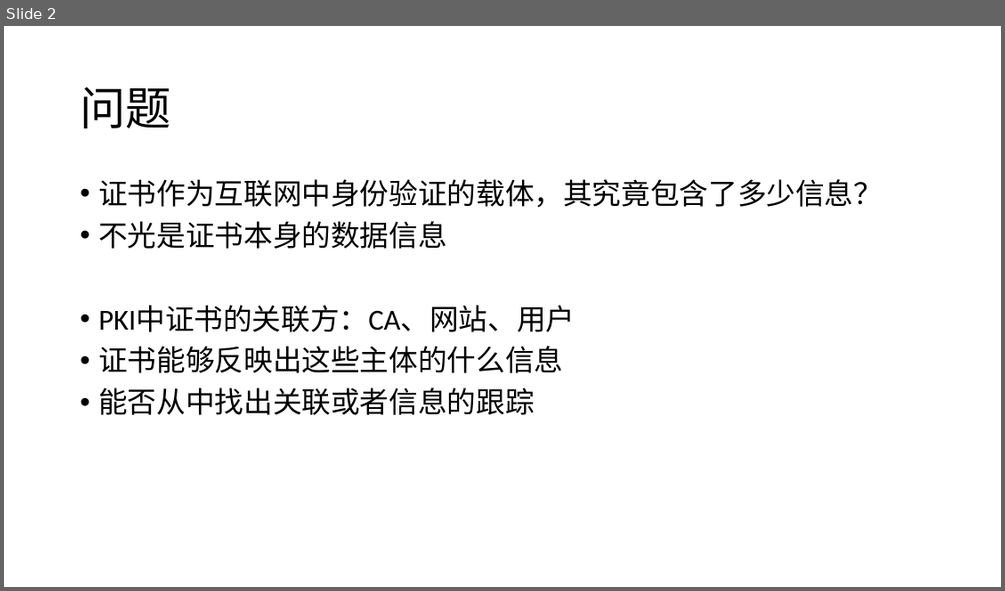
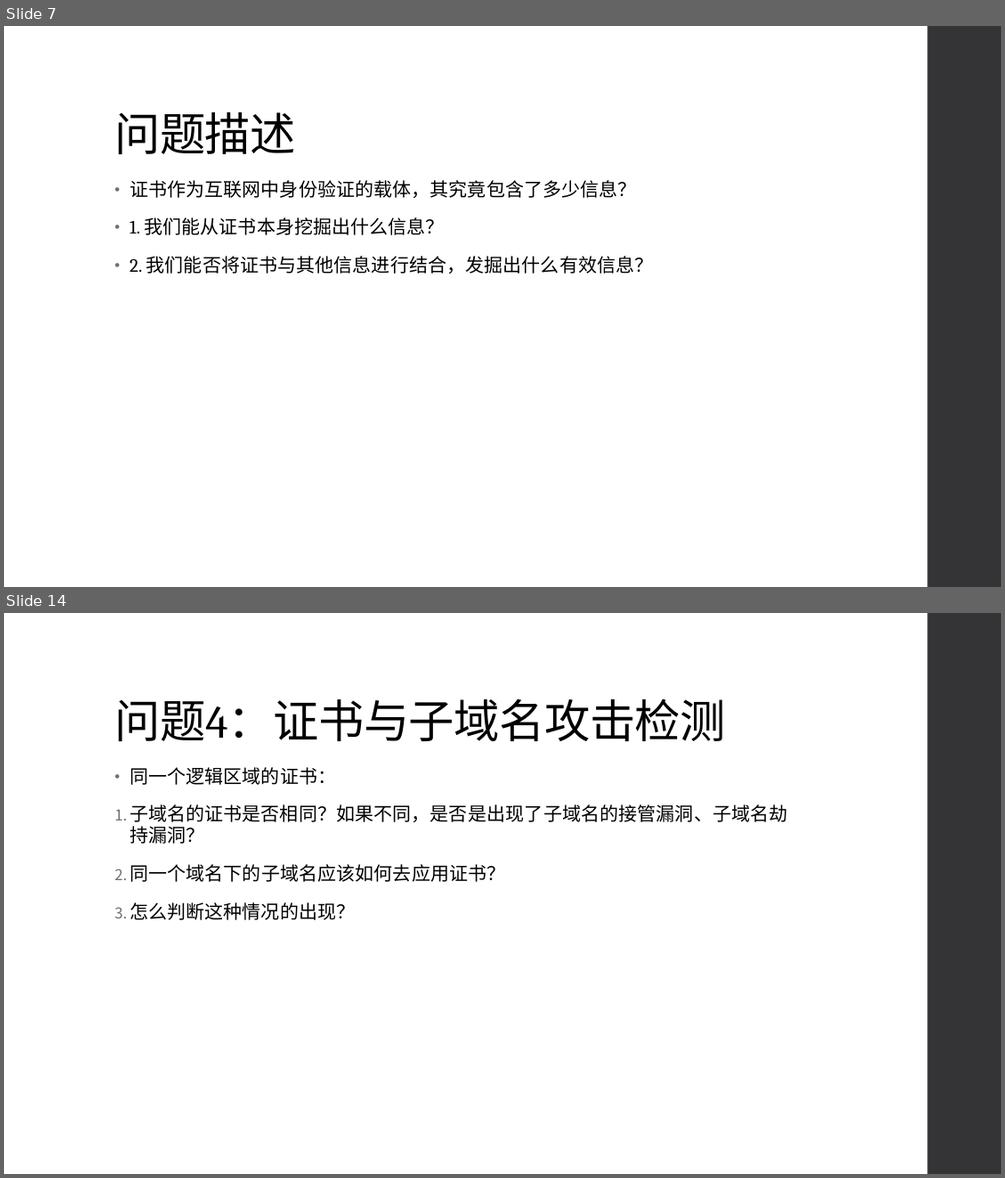
Before and after one commit to netsyscode/SSL-TLS-Certificate, a slide deck: 研究问题思考.pptx. Shown one above the other, each under a label of ours: slide 2 before the commit, slides 7 and 14 after it; the slides between them are not shown. The pictures are 1005x591 and 1005x1178 pixels, drawn with LibreOffice and Linux fonts; fonts in the diff are those of the drawing. Boxes give left, top, right and bottom in pixels: in the first picture for what was removed or moved away, otherwise in the second. Text is boxed around its words. In the diff, an @@ line names an element or a change of style, - is before the commit and + after.

```diff
--- a/研究问题思考.pptx
+++ b/研究问题思考.pptx
@@ slide 14 added at (4, 613, 1001, 1174), background #FFFFFF; not listed: 1 template element that a slide beside it also shows @@
@@ title added at (114, 698, 726, 741), 44 pt, text #000000 @@
+问题4：证书与子域名攻击检测
@@ text added at (129, 767, 787, 920), 18 pt, text #000000 @@
+• 同一个逻辑区域的证书：
+1. 子域名的证书是否相同？如果不同，是否是出现了子域名的接管漏洞、子域名劫持漏洞？
+2. 同一个域名下的子域名应该如何去应用证书？
+3. 怎么判断这种情况的出现？
@@ what was slide 2 is now slide 7 @@
@@ slide 7 changed as well @@
@@ rectangle added at (928, 26, 1001, 587), fill #353537 @@
@@ title "问题描述" at (114, 112, 296, 154): vertical alignment middle to bottom @@
@@ title at (114, 112, 296, 154): text changed; font Calibri to Cambria @@
-问题
+问题描述
@@ text "证书作为互联网中身份验证的载体，其究竟包含了多少信息？": place and size @@
-text "证书作为互联网中身份验证的载体，其究竟包含了多少信息？" at (98, 179, 882, 415)
+text "证书作为互联网中身份验证的载体，其究竟包含了多少信息？" at (129, 180, 654, 273)
@@ text at (129, 180, 637, 198): size 28 to 18 pt, font Calibri to Cambria, letter spacing 0 to 0.1 pt in "证书作为互联网中身份验证的载体，其究竟包含了多少信息？"; indent changed; line spacing 0.9 to 0.95; more space between paragraphs @@
@@ text at (129, 217, 654, 273): text changed; size 28 to 18 pt; font Calibri to Cambria @@
-• 不光是证书本身的数据信息
-• PKI中证书的关联方：CA、网站、用户
-• 证书能够反映出这些主体的什么信息
-• 能否从中找出关联或者信息的跟踪
+• 1. 我们能从证书本身挖掘出什么信息？
+• 2. 我们能否将证书与其他信息进行结合，发掘出什么有效信息？
```
Also in this commit, not shown: 1 other slide changed, 12 other slides added, 1 slide removed.
